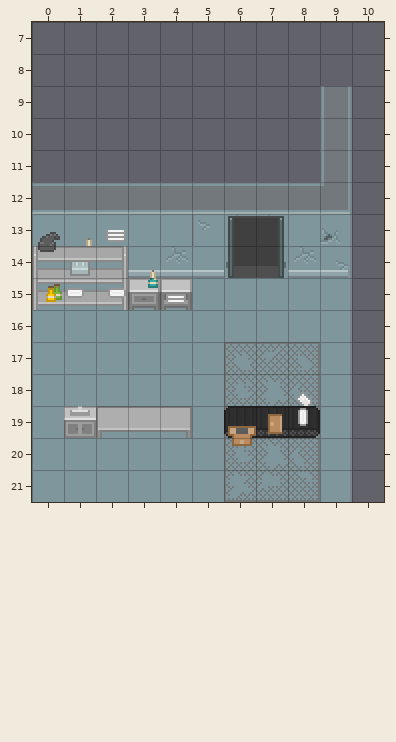
Tiled map -- android/assets/gameplay/tiled_maps/Factory.tmx. Above is the file before it was changed.
Cells are 16x16 px. Shown: x 0..10, y 7..21.
New version:
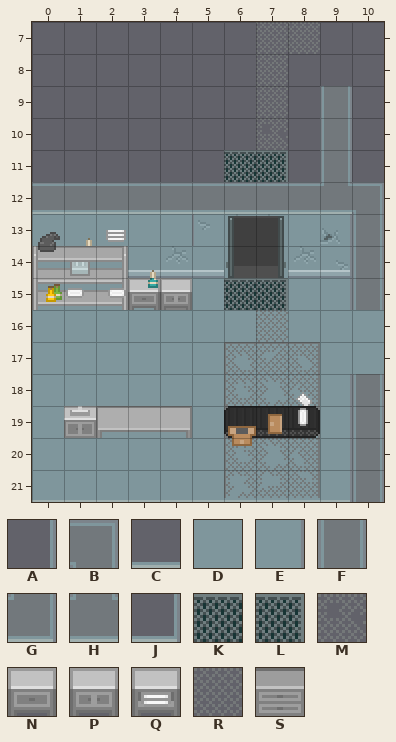
Key: from "factory_tileset": A 230, B 279, C 282, D 318, E 319, F 329, G 331, H 382, J 386, K 833, L 834, M 1474, N 1481, P 1482, Q 1484, R 1513, S 1637.
_ is an empty cell.
Change:
Layer "Floor":
y 16..17: x 10 _ -> D
y 21: x 9 E -> D
Layer "FloorDecor":
y 7: x 7..8 __ -> RR
y 8..9: x 7 _ -> R
y 10: x 7 _ -> M
y 11: x 6..7 __ -> KL
y 15: x 6..7 __ -> KL
y 16: x 7 _ -> R
Layer "Collision":
y 12: x 9..10 __ -> HB
y 13..14: x 10 _ -> F
y 15: x 4 N -> S; x 10 _ -> F
y 18..20: x 10 _ -> F
y 21: x 0..10 ___________ -> CCCCCCCCCJF
Layer "Decor":
y 15: x 4 Q -> P
Layer "Above Player":
y 12: x 9 G -> _
y 21: x 9 A -> _
